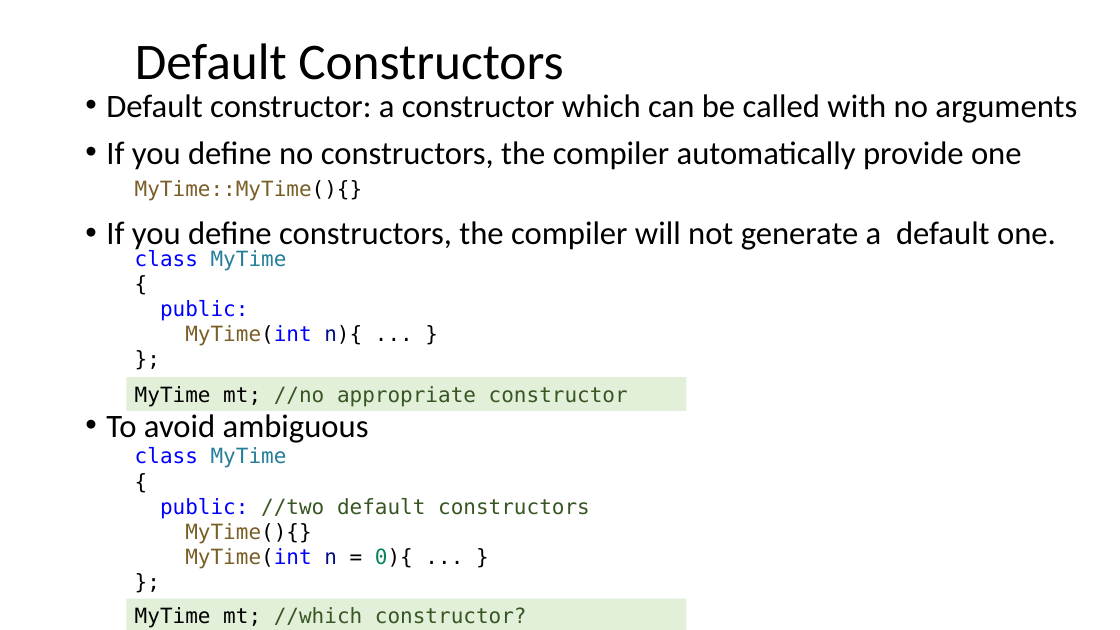
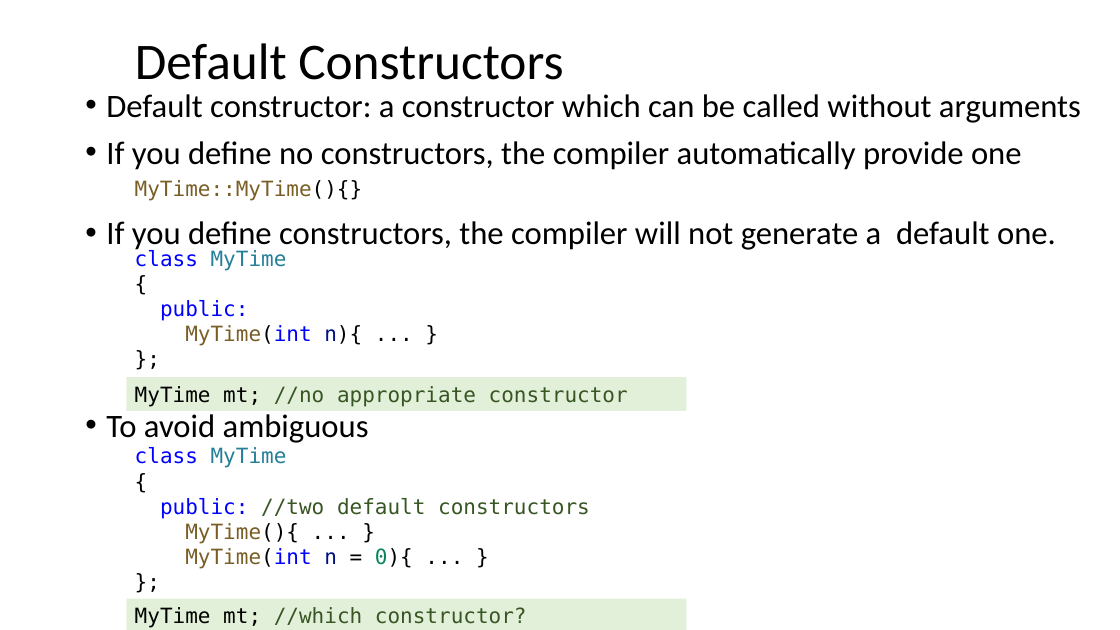
Before and after one commit to dayekuaipao/CPPLearning, a slide deck: slide 3 of week11/Lecture11.pptx. Drawn at 1120x630 pixels with LibreOffice and Linux fonts; fonts in the diff are those of the drawing; background and template pictures are left out. Boxes give left, top, right and bottom in pixels: in the first picture for what was removed or moved away, otherwise in the second. Text is boxed around its words. In the diff, an @@ line names an element or a change of style, - is before the commit and + after.

```diff
--- a/week11/Lecture11.pptx
+++ b/week11/Lecture11.pptx
@@ text at <box>106,94,1081,123</box>: text changed @@
-• Default constructor: a constructor which can be called with no arguments
+• Default constructor: a constructor which can be called without arguments
@@ text at <box>185,523,299,544</box>: text changed; text colour #795E26 to #000000 @@
-MyTime(){}
+MyTime(){ ... }
```
Also in this commit, not shown: 7 other slides changed, 3 other files.
